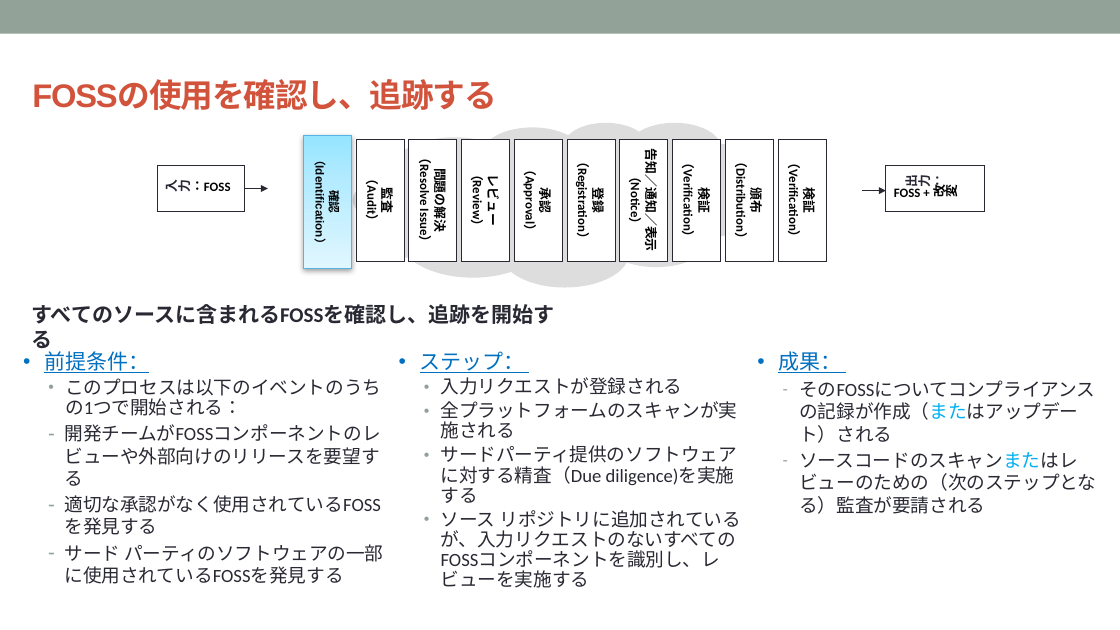
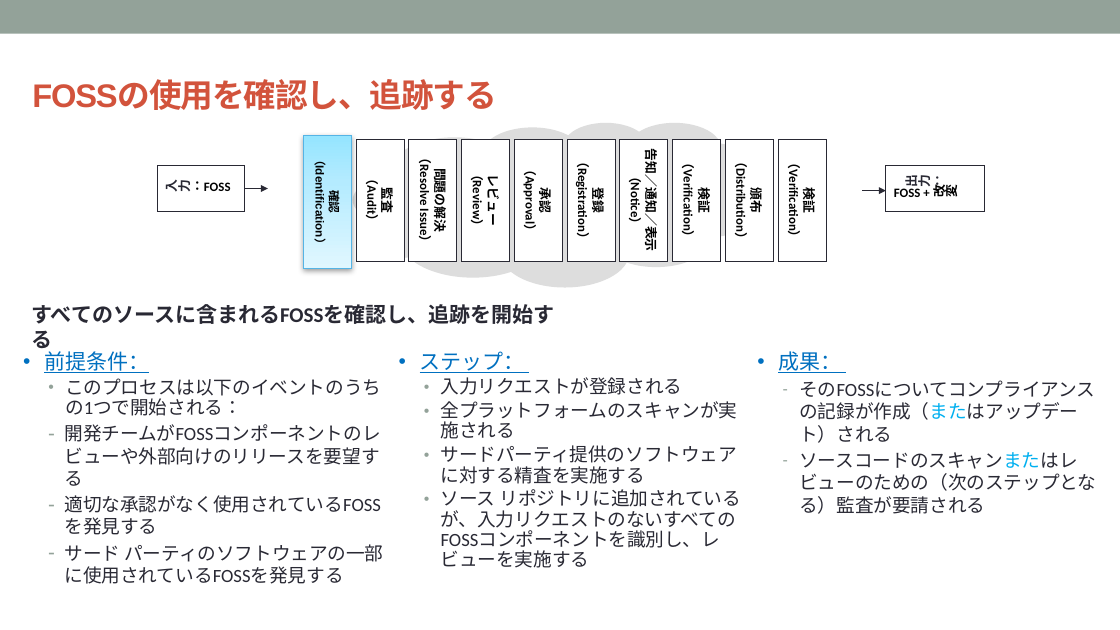
Before and after one commit to OpenChain-Project/Curriculum-Translation-JP, a slide deck: slide 54 of RC/openchain-curriculum-release-2-jp_rc1.0.pptx. Drawn at 1120x630 pixels with LibreOffice and Linux fonts; fonts in the diff are those of the drawing; background and template pictures are left out. Boxes give left, top, right and bottom in pixels: in the first picture for what was removed or moved away, otherwise in the second. Text is boxed around its words. In the diff, an @@ line names an element or a change of style, - is before the commit and + after.

```diff
--- a/RC/openchain-curriculum-release-2-jp_rc1.0.pptx
+++ b/RC/openchain-curriculum-release-2-jp_rc1.0.pptx
@@ text at (x1=441, y1=445, x2=737, y2=484): text changed @@
-  • サードパーティ提供のソフトウェアに対する精査（Due diligence)を実施する
+  • サードパーティ提供のソフトウェアに対する精査を実施する
```
Also in this commit, not shown: 5 other slides changed.
